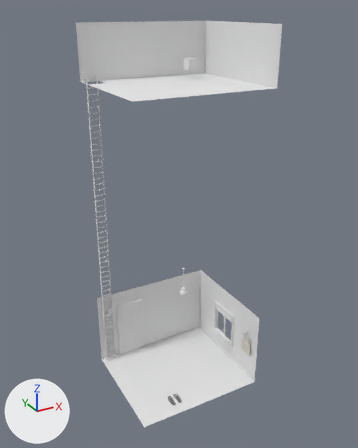
A saved change to the Blender file public/models/room.blend.
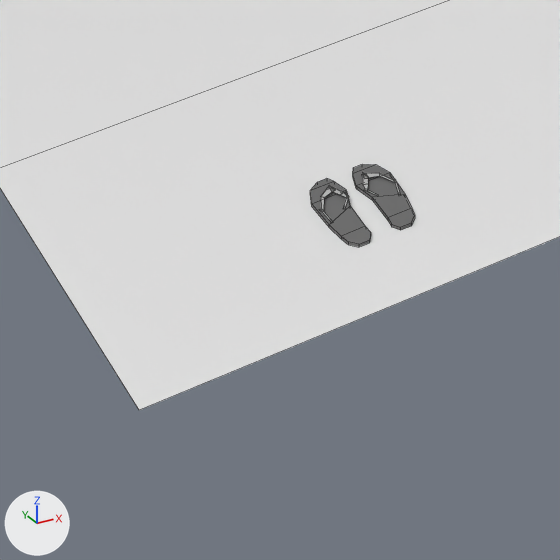
The first picture shows the older version from a 50 mm lens placed at (-6.66, -12.21, 10.77), pointed at (-0.17, -0.41, 4.87). The close-ups show both versions on the part from 35% to 56% of the width and 83% to 100% of the height of that picture; other places that the commit changed are outside them. The lights are fixed; the arrows at lower left show +X, +Y and +Z. The close-ups show mesh edges as thin lines.

Objects in the first close-up: 'Room'.
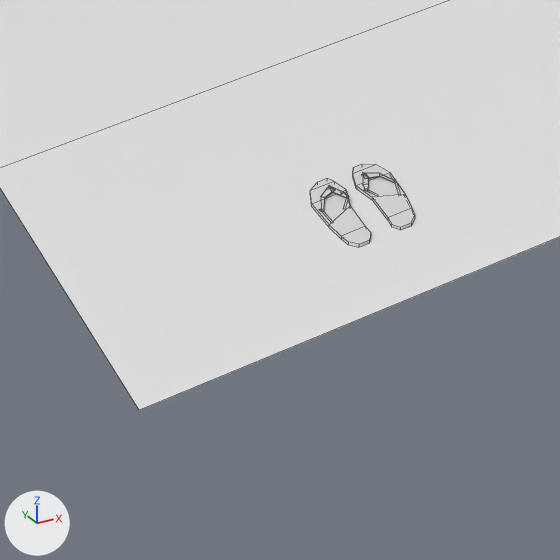
The newer file is also turned or shifted as a whole; pictures and numbers use the older file's frame.

Where the change shows, as pixel boxes (x1, y1, x2, y2) in the close-ups (560 x 560 px; the box of a moved part takes in the faces that stretch with it):
part 1 of me_cube_004, moved or reshaped: (319, 172, 400, 220) in both
part 2 of me_cube_004, recoloured (grey to white): (310, 164, 415, 247) in both
part 3 of me_cube_004, recoloured: (329, 174, 375, 206) in both

Edits to the bpy script that builds the scene:
```text
Change me_cube_004:
    where me_cube_004.from_pydata(...)  # 700 vertices, 614 faces; spans x -2.0..2.05, y -1.75..1.76, z 0.0..3.89
    used by ob_room; location = (-0.264, -0.351, -0.56)
    me_cube_004 part 1
    44 faces are deleted
    44 new faces join them, mat_blender_white_old (light grey #dbdbdb)
    me_cube_004 part 2: 101 faces spanning x -0.88..-0.49, y -1.39..-0.98, z 0.0..0.03 switch from mat_blender_grey_dark (grey #747474) to mat_blender_white_old (light grey #dbdbdb)
    me_cube_004 part 3: 47 faces spanning x -0.87..-0.5, y -1.23..-1.03, z 0.01..0.03 switch from mat_blender_grey_light (grey #bbbbbb) to mat_blender_white_old (light grey #dbdbdb)
```
